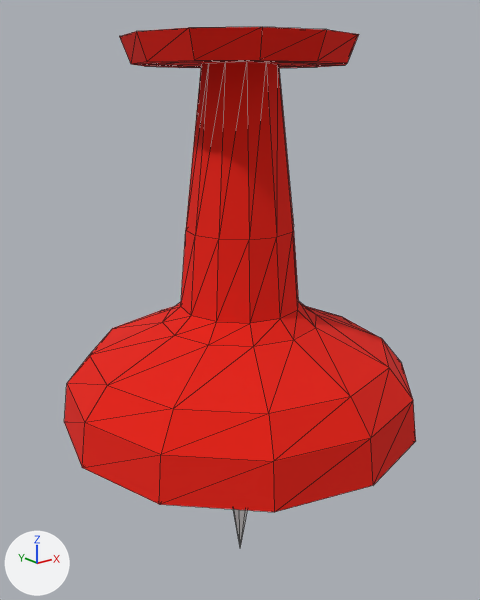
A saved change to the glTF model res/pinkeeb/pin.glb.
Before and after are seen from a 50 mm camera at (-0.0217, -0.0272, 0.0071) aimed at (0.0004, 0.0005, -0.0039). Lighting does not change. The marker at lower left points along +X, +Y and +Z. The first picture is the older version. Mesh edges are drawn as thin lines. Where no turn or scale is listed for an object, it has been applied to the vertices. Vertices at exactly the same position are counted once.
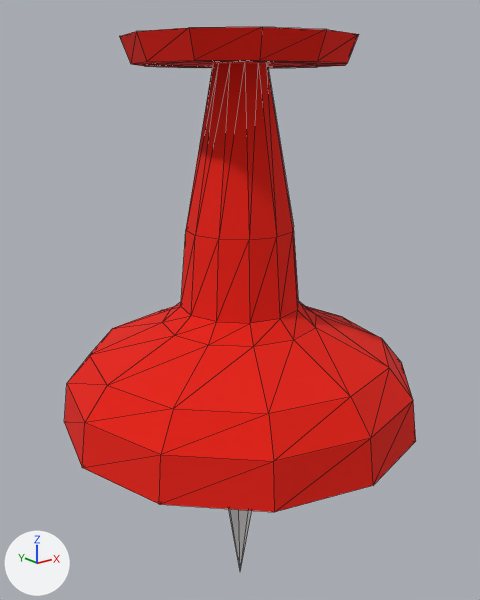
Commit message: tweak pin model after looking at an actual pushpin i had lying around

Pixel boxes (x1, y1, x2, y2) of what changed, in the pictures (480 x 600 px; the box of a moved part takes in the faces that stretch with it):
'Cylinder', moved
    before: (233, 509, 248, 548)
    after: (229, 509, 252, 572)
part 1 of me_circle, moved or reshaped
    before: (186, 63, 294, 240)
    after: (186, 64, 294, 240)

The change in detail:
me_circle has 144 vertices, 294 faces and spans x -0.0099..0.0099, y -0.0099..0.0098, z -0.0104..0.0096.
me_circle is used by ob_circle; location (0.0, 0.0, 0.0).
me_circle part 1: all 12 vertices in x -0.0019..0.0019, y -0.002..0.0019, z 0.0086 are scaled about their middle by (0.696, 0.696, 1).
Object 'Cylinder' (ob_cylinder) moves from (0.0, 0.0, -0.01324) to (0.0, 0.0, -0.01498).
